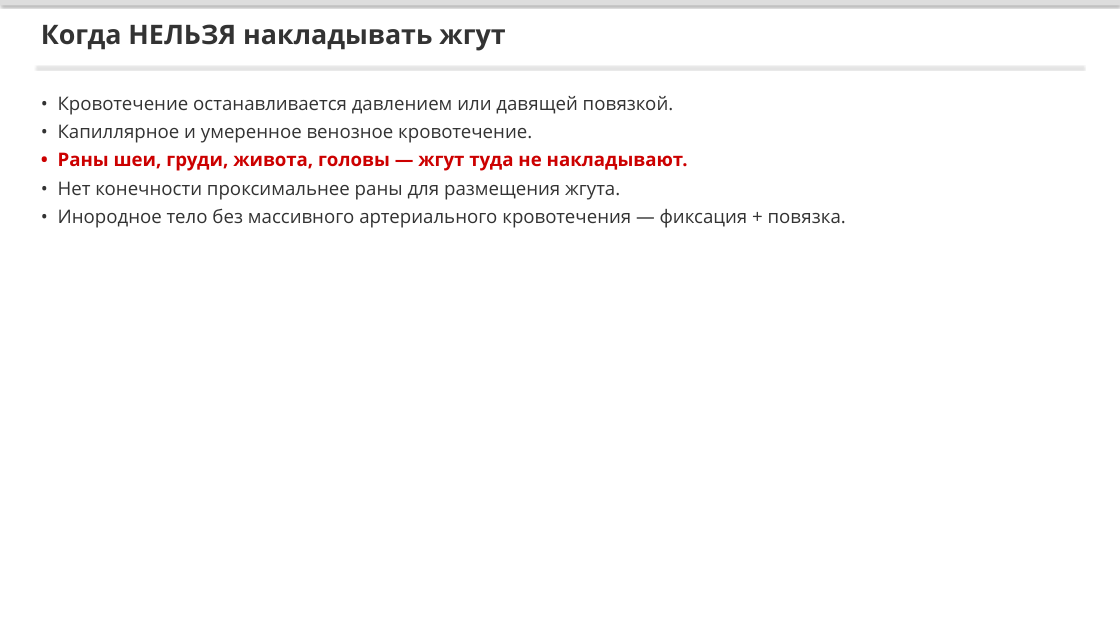
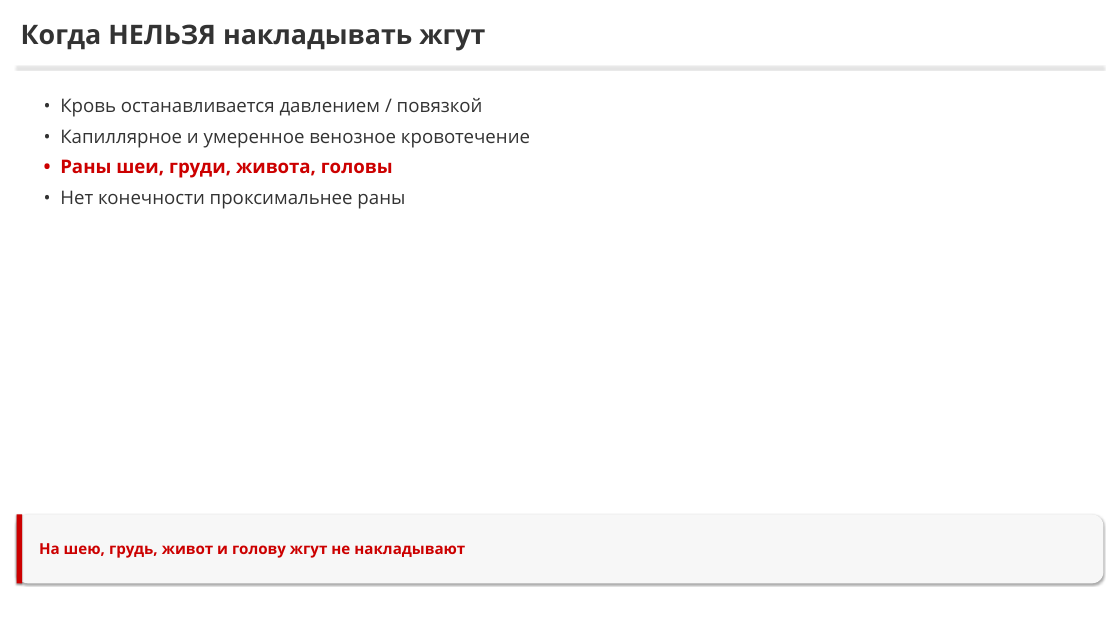
Before and after one commit to lysakalenushka-hash/-, a slide deck: slide 19 of tema2_bleeding/Способы_временной_остановки_кровотечения.pptx (slide 18 before the commit). Drawn at 1120x630 pixels with LibreOffice and Linux fonts; fonts in the diff are those of the drawing. Boxes give left, top, right and bottom in pixels: in the first picture for what was removed or moved away, otherwise in the second. Text is boxed around its words. In the diff, an @@ line names an element or a change of style, - is before the commit and + after.

```diff
--- a/tema2_bleeding/Способы_временной_остановки_кровотечения.pptx
+++ b/tema2_bleeding/Способы_временной_остановки_кровотечения.pptx
@@ rectangle removed at (0,0,1120,5) @@
@@ text "Когда НЕЛЬЗЯ накладывать жгут": place and size @@
-text "Когда НЕЛЬЗЯ накладывать жгут" at (41,24,505,51)
+text "Когда НЕЛЬЗЯ накладывать жгут" at (21,24,485,51)
@@ rectangle: place and size @@
-rectangle at (37,67,1083,68)
+rectangle at (16,67,1103,68)
@@ text at (60,98,530,209): text changed @@
-• Кровотечение останавливается давлением или давящей повязкой.
-• Капиллярное и умеренное венозное кровотечение.
-• Раны шеи, груди, живота, головы — жгут туда не накладывают.
-• Нет конечности проксимальнее раны для размещения жгута.
-• Инородное тело без массивного артериального кровотечения — фиксация + повязка.
+• Кровь останавливается давлением / повязкой
+• Капиллярное и умеренное венозное кровотечение
+• Раны шеи, груди, живота, головы
+• Нет конечности проксимальнее раны
@@ rounded rectangle added at (16,514,1103,583), fill #F7F7F7 @@
@@ rectangle added at (16,514,22,583), fill #CC0000 @@
@@ text added at (39,543,465,558), 26 pt, text #CC0000, bold @@
+На шею, грудь, живот и голову жгут не накладывают
```
Also in this commit, not shown: 17 other slides changed, 3 slides added, 3 slides removed, 7 other files.
